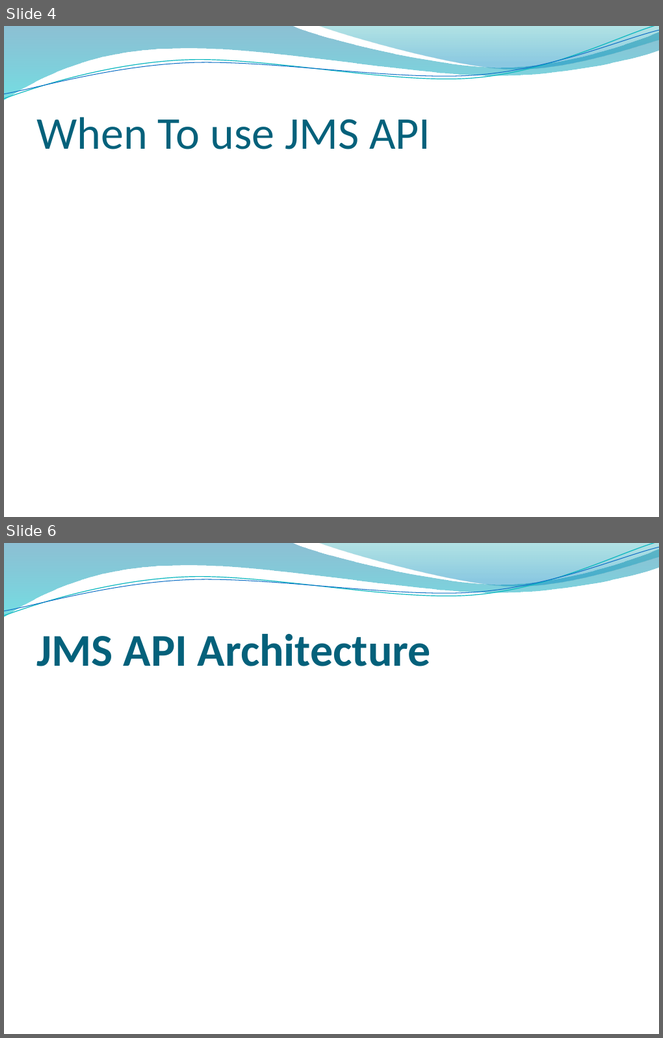
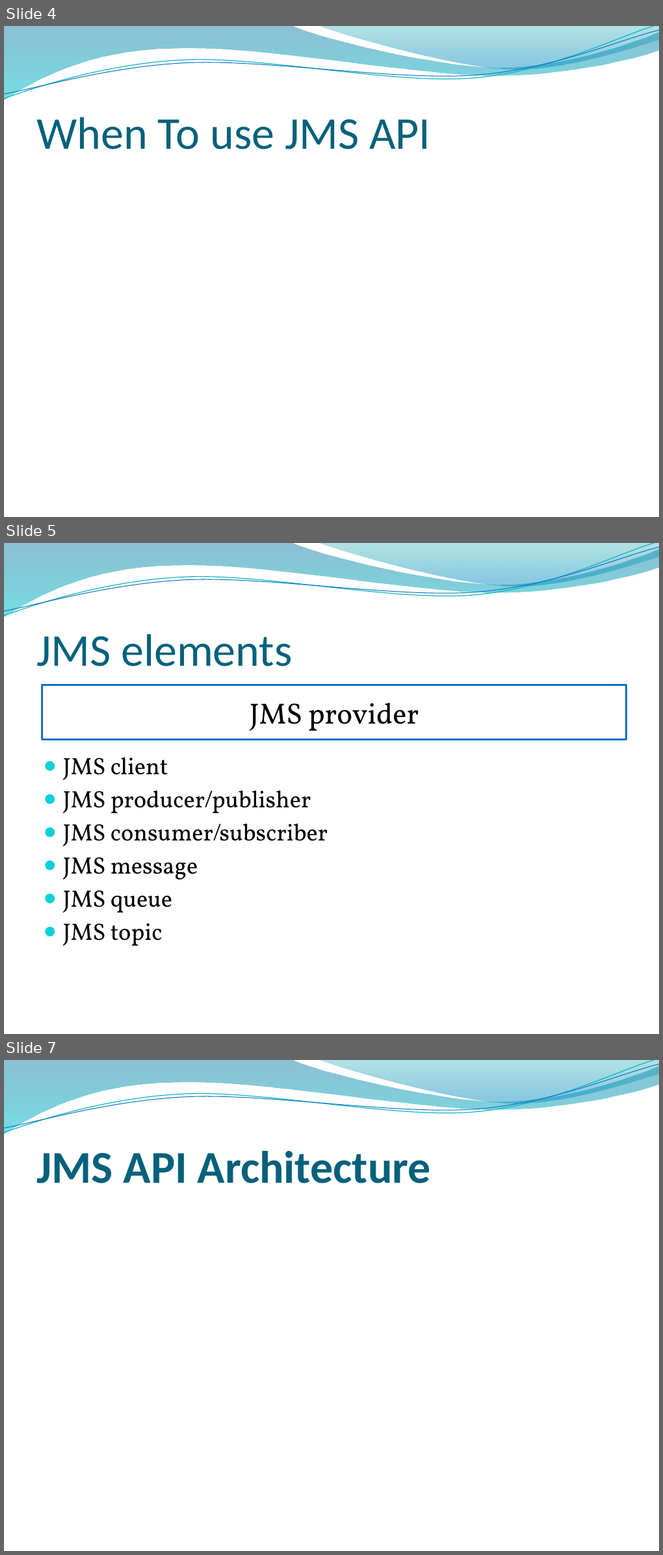
Before and after one commit to shovonis/presentation, a slide deck: jms.pptx. Shown one above the other, each under a label of ours: slides 4 and 6 before the commit, slides 4, 5 and 7 after it; the slides between them are not shown. The pictures are 663x1038 and 663x1555 pixels, drawn with LibreOffice and Linux fonts; fonts in the diff are those of the drawing; background and template pictures are left out. Boxes give left, top, right and bottom in pixels: in the first picture for what was removed or moved away, otherwise in the second. Text is boxed around its words. In the diff, an @@ line names an element or a change of style, - is before the commit and + after.

Commit message:
jms elements added

```diff
--- a/jms.pptx
+++ b/jms.pptx
@@ slide 5 added at <box>4,543,659,1034</box>, background picture (left out); not listed: 4 template elements that a slide beside it also shows @@
@@ title added at <box>36,634,292,667</box>, 50 pt, text #04617B @@
+JMS elements
@@ rectangle added at <box>42,685,627,739</box>, fill #FFFFFF, outline #0F6FC6 2 pt, 32 pt, text #000000 @@
+JMS provider
@@ text added at <box>63,757,328,946</box>, 26 pt, text #000000 @@
+● JMS client
+● JMS producer/publisher
+● JMS consumer/subscriber
+● JMS message
+● JMS queue
+● JMS topic
@@ what was slide 6 is now slide 7 @@
```
Also in this commit, not shown: 1 other slide added, 1 slide removed.
